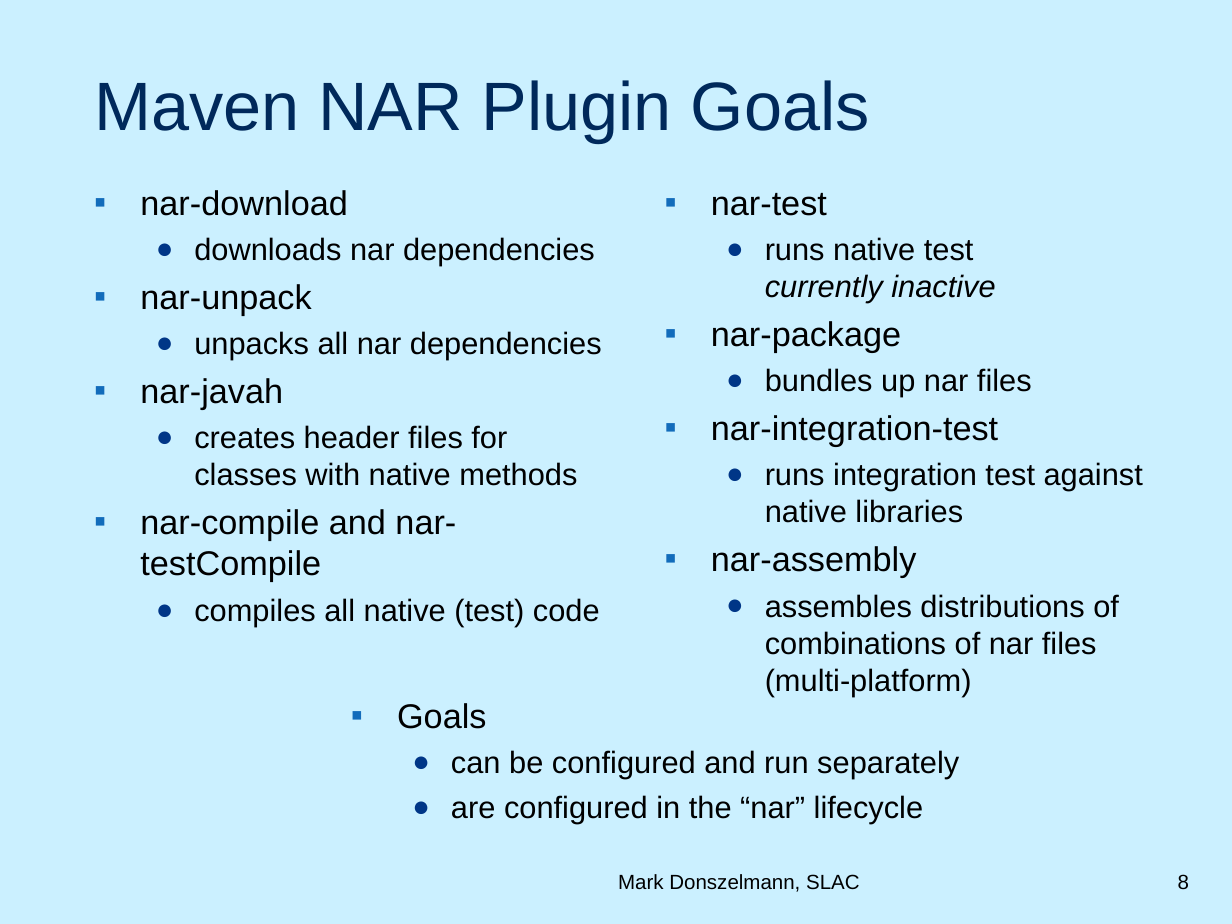
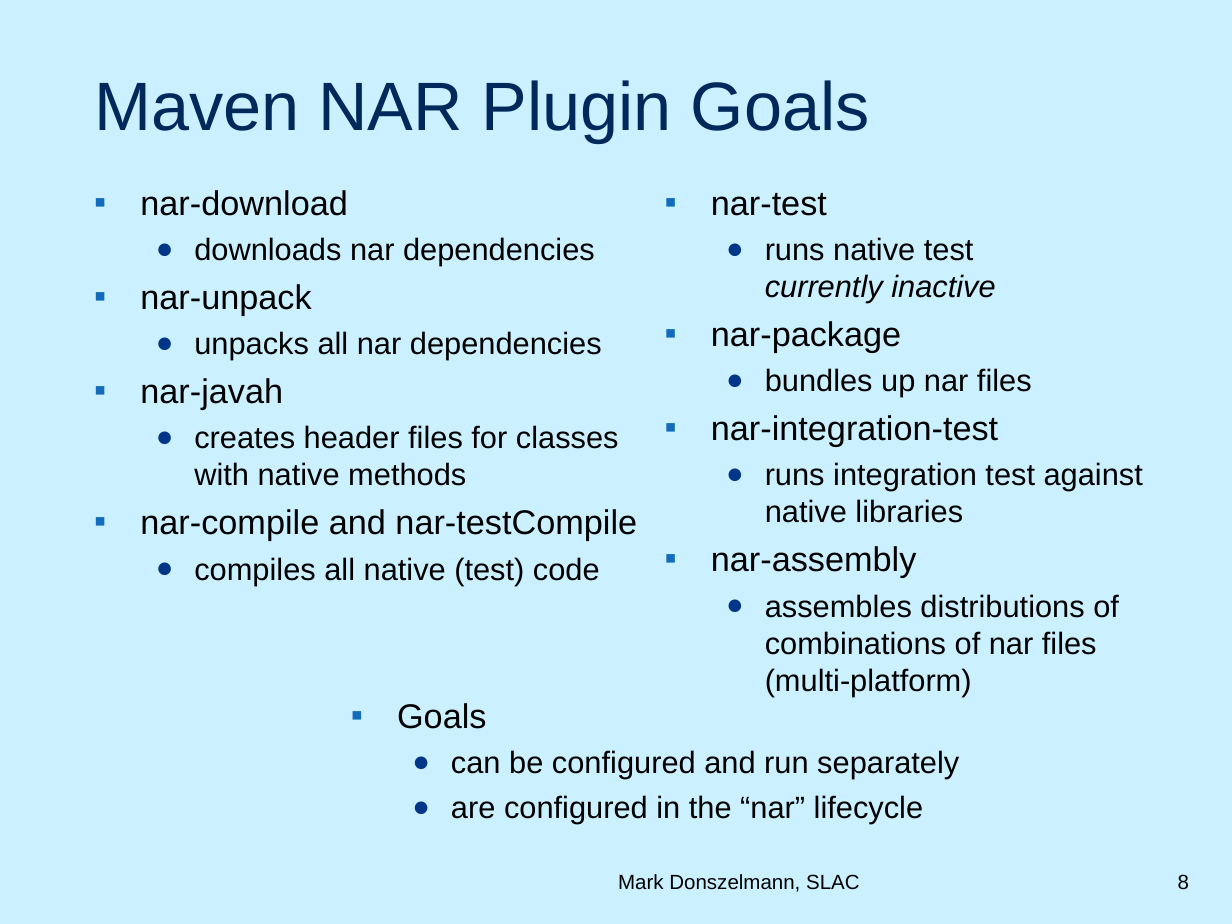
Before and after one commit to duns/freehep-nar-plugin, a slide deck: slide 8 of src/site/NARPlugin.ppt. Drawn at 1232x924 pixels with LibreOffice and Linux fonts; fonts in the diff are those of the drawing; background and template pictures are left out. Boxes give left, top, right and bottom in pixels: in the first picture for what was removed or moved away, otherwise in the second. Text is boxed around its words. In the diff, an @@ line names an element or a change of style, - is before the commit and + after.

```diff
--- a/src/site/NARPlugin.ppt
+++ b/src/site/NARPlugin.ppt
@@ text "nar-download" rewrapped from (140, 190, 602, 626) to (140, 190, 637, 585) @@
```
Also in this commit, not shown: 3 other slides changed.
